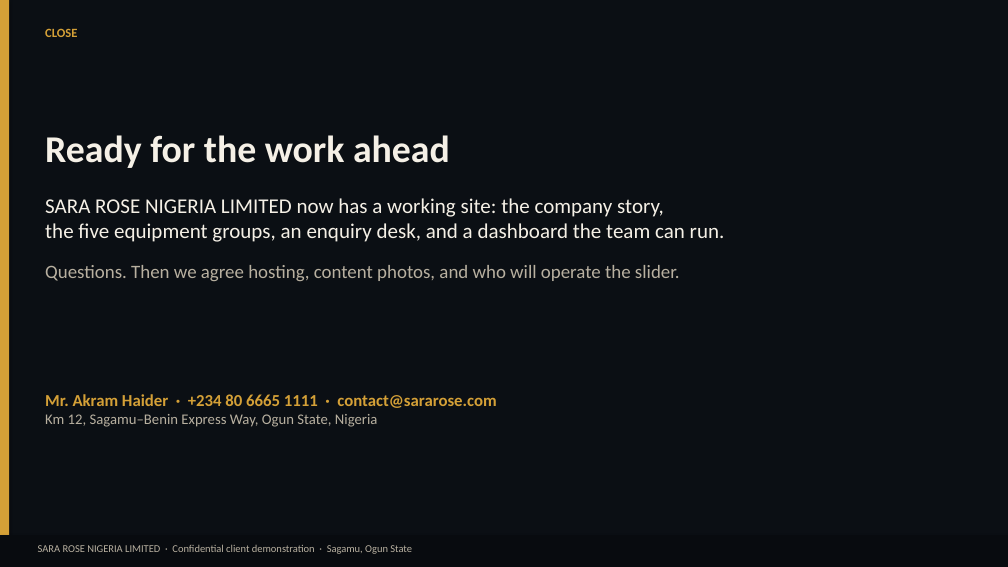
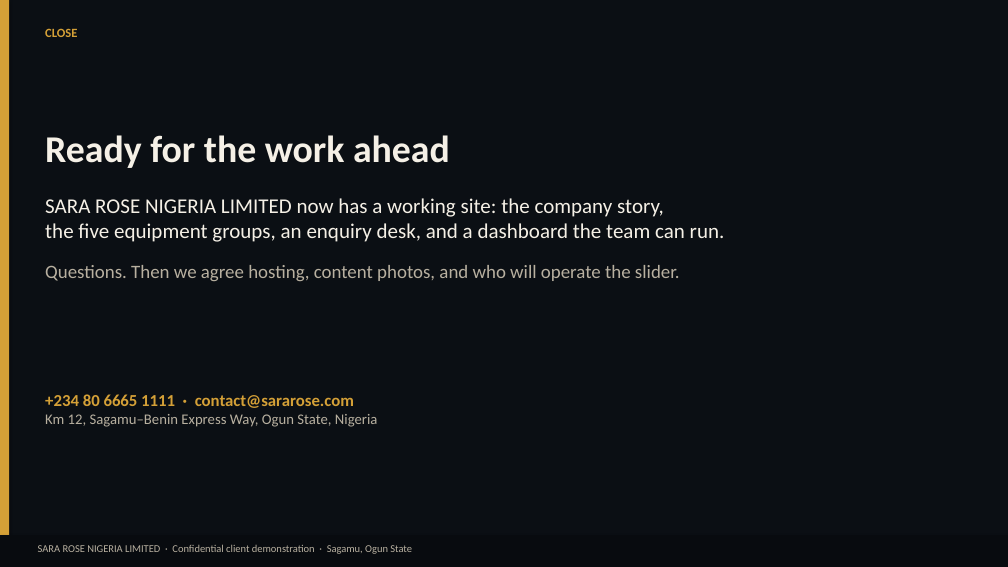
Before and after one commit to utohid/sararose, a slide deck: slide 15 of docs/SARA-ROSE-Client-Demo.pptx. Drawn at 1008x567 pixels with LibreOffice and Linux fonts; fonts in the diff are those of the drawing. Boxes give left, top, right and bottom in pixels: in the first picture for what was removed or moved away, otherwise in the second. Text is boxed around its words. In the diff, an @@ line names an element or a change of style, - is before the commit and + after.

```diff
--- a/docs/SARA-ROSE-Client-Demo.pptx
+++ b/docs/SARA-ROSE-Client-Demo.pptx
@@ text at [45, 394, 354, 408]: text changed @@
-Mr. Akram Haider · +234 80 6665 1111 · contact@sararose.com
++234 80 6665 1111 · contact@sararose.com
```
Also in this commit, not shown: 3 other slides changed, 15 other files.
